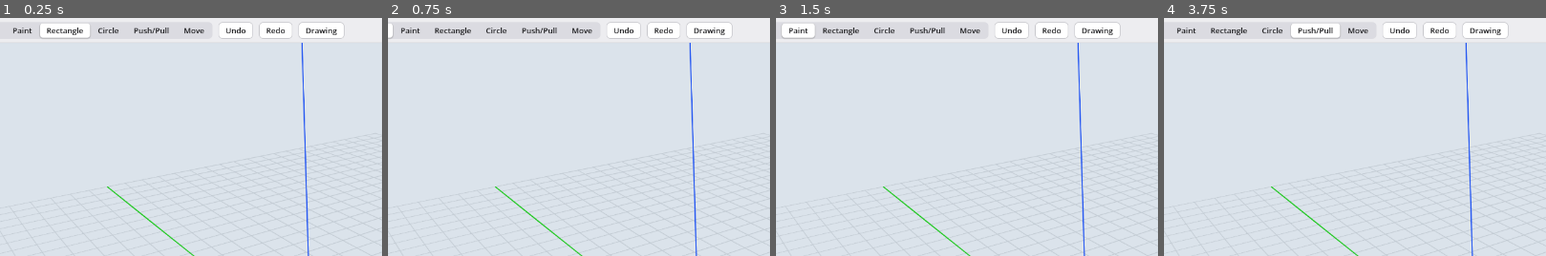
Above: before the commit, frames 1-4 (left to right).
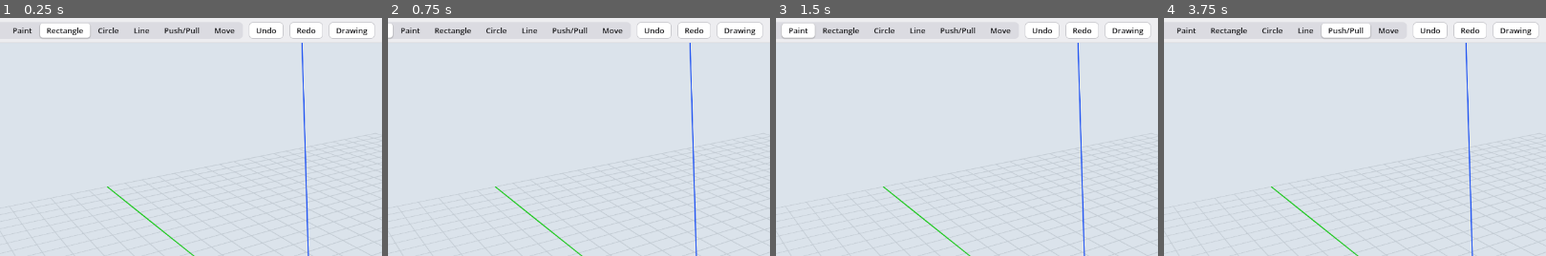
Above: after the commit, the same moments.

Repository: wweatherall/Napkin
Game: Godot game, scene res://main.tscn
Same seed, same stepped clock (60 frames per second), same inputs: the game is played once before the commit and once after it.
Inputs:
- Up to frame 1 (0.25 s): no input
- Up to frame 2 (0.75 s): click "Select" at 0.5 s
- Up to frame 3 (1.5 s): click "Paint" at 1.25 s
- Up to frame 4 (3.75 s): click "Rectangle" at 2 s; click "Circle" at 2.75 s; click "Push/Pull" at 3.5 s
The pictures show only the part of the screen within x 5-55%, y 0-50%; the shares and areas given below are measured in that part.

The runs differ from the first frame. In frame 1, 1.3% of the frame differs, in the area x 35-98%, y 1-9%; in frame 2, 1.3%; in frame 3, 1.3%; in frame 4, 2.1%, in the area x 33-98%, y 1-9%.
Error before the commit: Invalid assignment of property or key 'text' with value of type 'String' on a base object of type 'Nil'. (res://main.gd:1650)
Error after the commit: Invalid assignment of property or key 'text' with value of type 'String' on a base object of type 'Nil'. (res://main.gd:1652)

Commit message:
T82 stage 1: saved Line chains and closed polygon Push/Pull
Architecture-Impact: in the handoff - H046

Diff:
--- a/viewport/inference.gd
+++ b/viewport/inference.gd
@@ -109,6 +109,11 @@
 			for i in pts.size():
 				perimeter.append_array(PackedVector3Array([pts[i], pts[(i + 1) % pts.size()]]))
 			edges["rect " + rid] = perimeter
+	for lid in pres.loose_lines:
+		var line: Dictionary = pres.loose_lines[lid]
+		if line.on != "" and sel.is_hidden(line.on): continue
+		verts["line " + lid] = PackedVector3Array([line.a, line.b])
+		edges["line " + lid] = PackedVector3Array([line.a, line.b])
 	var keep := func(v: Vector3) -> bool: return _on_plane(v, plane) and not _on_other(v, not_on)
 	# endpoints
 	var cands := []
--- a/viewport/main.gd
+++ b/viewport/main.gd
@@ -1169,7 +1169,9 @@
 	if op.is_empty():
 		_say_status("Nothing to redo")
 		return
-	if op["type"] in ["rect", "circle"]:
+	if op.type == "line":
+		pres.register_line(op)
+	elif op["type"] in ["rect", "circle"]:
 		if not rects.has(op["id"]): _register_rect(op)
 	elif op["type"] == "push_pull":
 		var rid: String = op["target"].get("rect", "")
@@ -1504,7 +1506,7 @@
 
 # The window <-> worker protocol's version (docs/protocol.md): bump it when a message or shared-file field changes.
 # The worker reports its own (worker/serve.py PROTOCOL_VERSION) in hello; a worker speaking another isn't shared.
-const PROTOCOL_VERSION := 4
+const PROTOCOL_VERSION := 5
 
 
 func _probe_worker(p: int) -> String:
--- a/viewport/measure_box.gd
+++ b/viewport/measure_box.gd
@@ -73,7 +73,7 @@
 		if tool == "move" and counts.search(txt.to_lower()) != null:
 			length_pending = {}
 			tools[tool].typed(txt)
-		elif tool in ["rect", "circle", "push", "move"]:
+		elif tool in ["rect", "circle", "line", "push", "move"]:
 			var texts := txt.split(",") if tool == "rect" else PackedStringArray([txt])
 			# Worked out here, at once, the way FreeCAD would (units.gd evaluate_length: 150, 3/4", 1' 6 1/2",
 			# 5in + 23mm, 1'-6" = 6", I35): drafts never wait for FreeCAD. What it declines goes to FreeCAD (T32).
--- a/viewport/presenter.gd
+++ b/viewport/presenter.gd
@@ -27,6 +27,7 @@
 var body_edges := {}                # body id -> feature edge segments (model mm)
 var body_cuts := {}                 # body id -> [{op, kind, lo, hi}] from FreeCAD: holes and added pieces
 var rects := {}                     # profile id (rectangle or circle) -> {"tris","n","on","pts"}
+var loose_lines := {}             # line id -> {a, b, n, on}; rebuilt from journal
 var drafts := {}                    # op id -> Node3D
 var stock_frames := {}              # body id -> rectangular stock frame from bodies.json (plane fits, I40)
 
@@ -35,7 +36,7 @@
 	"""Another model: nothing of the old one stays on screen or in the caches."""
 	for oid in op_waves.keys(): end_wave(oid)
 	for k in drafts: drafts[k].queue_free()
-	drafts.clear(); rects.clear()
+	drafts.clear(); rects.clear(); loose_lines.clear()
 	for c in m.bodies_root.get_children(): m.bodies_root.remove_child(c)
 	for f in _boards: _boards[f]["node"].queue_free()
 	_boards.clear(); _states.clear(); _state_lru.clear(); shown_key = ""
@@ -43,6 +44,20 @@
 
 
 # ---------------- rectangles drawn on faces and in space ----------------
+
+func register_line(op: Dictionary) -> void:
+	var src: Dictionary = op.plane.get("on", op.plane)
+	var start: Array = src.get("point", src.get("origin", [0, 0, 0]))
+	var a := Vector3(start[0], start[1], start[2])
+	var b := Vector3(op.end[0], op.end[1], op.end[2])
+	var n := Vector3(src.normal[0], src.normal[1], src.normal[2])
+	loose_lines[op.id] = {"a": a, "b": b, "n": n, "on": src.get("body", "")}
+	drop_draft("line:" + op.id)
+	var node = m._lines(PackedVector3Array([a, b]), Color(0.1, 0.2, 0.6))
+	m.drafts_root.add_child(node)
+	drafts["line:" + op.id] = node
+	if op.has("outline"): register_rect(op)
+
 
 func register_rect(op: Dictionary) -> void:
 	var pl: Dictionary = op["plane"]
@@ -53,7 +68,14 @@
 	var pts: PackedVector3Array
 	var tris: PackedVector3Array
 	var lines := PackedVector3Array()
-	if op["type"] == "circle":
+	if op["type"] == "line":
+		for p in op.outline: pts.append(Vector3(p[0], p[1], p[2]))
+		var poly := PackedVector2Array()
+		for p in pts: poly.append(Vector2(p.dot(b[0]), p.dot(b[1])))
+		var indices := Geometry2D.triangulate_polygon(poly)
+		for i in indices: tris.append(pts[i])
+		for i in pts.size(): lines.append_array([pts[i], pts[(i + 1) % pts.size()]])
+	elif op["type"] == "circle":
 		var center: Array = op.get("center", [0, 0])
 		var shape := circle_geometry(origin + b[0] * float(center[0]) + b[1] * float(center[1]), n, op["radius"])
 		pts = shape.pts; tris = shape.tris; lines = shape.lines
@@ -99,6 +121,10 @@
 func rebuild_rect_drafts(ops: Array, used: Dictionary) -> void:
 	"""After an open: every rectangle's data, and a draft for those not yet pushed out."""
 	for op in ops:
+		if op.type == "line":
+			if not loose_lines.has(op.id): register_line(op)
+			if used.has(op.id): drop_draft(op.id)
+			continue
 		if op["type"] in ["rect", "circle"]:
 			if used.has(op["id"]):
 				register_rect(op); drop_draft(op["id"])
@@ -111,7 +137,9 @@
 	var oid: String = op["id"]
 	end_wave(oid)
 	drop_draft(oid)
-	if op["type"] in ["rect", "circle"]:
+	if op.type == "line":
+		loose_lines.erase(oid); rects.erase(oid); drop_draft("line:" + oid)
+	elif op["type"] in ["rect", "circle"]:
 		rects.erase(oid)
 	elif op["type"] in ["mirror", "move"]:
 		for nid in op.get("new_ids", []):
@@ -131,6 +159,7 @@
 	for k in drafts.keys():
 		var w = op_waves.get(k)
 		if w != null and w["state"] == "rejected": continue
+		if k.begins_with("line:"): continue
 		if not rects.has(k) or used.has(k):
 			drafts[k].queue_free(); drafts.erase(k)
 
--- a/viewport/test_tool_context.gd
+++ b/viewport/test_tool_context.gd
@@ -17,6 +17,13 @@
 var made: Array = []
 
 
+class LinePresenter:
+	var received := {}
+	func register_line(o: Dictionary) -> void:
+		received = o.duplicate(true)
+		o.end[0] = 999
+
+
 class FakeClient:
 	var sent: Array = []
 	func send(d: Dictionary) -> void: sent.append(d)
@@ -43,7 +50,7 @@
 				  "context_assembly", "edit_blocked", "set_ids", "enter"],
 	"document": ["next_id", "op", "append", "remove", "sync"],
 	"view": ["preview", "clear_preview", "marker", "hide_marker", "guides", "clear_guides", "selection_box",
-			 "clear_selection_box", "face_highlight", "clear_face_highlight", "register_profile"],
+			 "clear_selection_box", "face_highlight", "clear_face_highlight", "register_profile", "register_line"],
 	"ui": ["typed_text", "refresh_measurements", "refresh_tip", "clear_rejection", "new_board"],
 	"paint": ["current_name", "apply"],
 }
@@ -117,6 +124,12 @@
 		for r in raw:
 			if pm["methods"].has(r) or pm["props"].has(r): leaks.append("%s.%s" % [cap, r])
 	check("no capability exposes Main, a controller, the camera, a node or a cache by name", leaks.is_empty(), leaks)
+
+	var line_pres := LinePresenter.new()
+	var line_ctx := ToolContext.new({"pres": line_pres})
+	var line_op := {"id": "rline", "type": "line", "end": [10, 20, 0]}
+	line_ctx.view.register_line(line_op)
+	check("view.register_line passes a deep copy to the presenter", line_pres.received == line_op and line_op.end[0] == 10)
 
 	# --- snapshots: what a tool gets back is its own copy ---
 	var pres = t["pres"]; var sel = t["sel"]; var doc = t["doc"]
--- a/viewport/test_tools.gd
+++ b/viewport/test_tools.gd
@@ -28,6 +28,7 @@
 		["paint", "Paint", "Paint (pick the wood in the Wood menu)", KEY_NONE, "Paint", true],
 		["rect", "Rectangle", "Rectangle (R)", KEY_R, "Rectangle (R)", true],
 		["circle", "Circle", "Circle (C)", KEY_C, "Circle (C)", true],
+		["line", "Line", "Line (L)", KEY_L, "Line (L)", true],
 		["push", "Push/Pull", "Push/Pull (P)", KEY_P, "Push/Pull (P)", true],
 		["move", "Move", "Move (M)", KEY_M, "Move (M)", true],
 	]
--- /dev/null
+++ b/viewport/tests/quick/line.gd
@@ -0,0 +1,51 @@
+extends RefCounted
+## T82: real chain/drag/typed gestures, undo/redo, snapping and exact polygon Push/Pull.
+const Main := preload("res://main.gd")
+const Harness := preload("res://tests/harness.gd")
+var harness: Harness
+var m: Main:
+	get: return harness.m
+
+func run() -> void:
+	await harness._fresh("line")
+	await harness._view(Vector3(120, 60, 0), -30, -50, 1.2)
+	await harness._key(KEY_L)
+	harness._ok("L selects the context-only Line tool", m.tool == "line" and not m.tools.line.uses_main() and m.tools.line.m == null)
+	await harness._drag_to(Vector3.ZERO, 4)
+	await harness._button(true)
+	await harness._drag_to(Vector3(100, 0, 0), 6)
+	await harness._button(false)
+	harness._ok("Line drag releases one saved segment", m.ops.size() == 1 and m.ops.back().type == "line" and not m.tools.line.busy(), m.ops)
+	m.undo()
+	await harness._wait_confirm()
+	harness._ok("line undo removes drawing and snap data", m.pres.loose_lines.is_empty(), m.pres.loose_lines)
+	m.redo()
+	await harness._wait_confirm()
+	harness._ok("line redo restores the drawing", m.pres.loose_lines.size() == 1 and m.drafts.has("line:r1"), m.pres.loose_lines)
+	# A chain starts at the end of the earlier single line and closes a triangle.
+	await harness._click_at(Vector3(100, 0, 0))
+	await harness._click_at(Vector3(100, 60, 0))
+	harness._ok("each chain click ends a segment and keeps drawing", m.ops.size() == 2 and m.tools.line.busy(), m.ops)
+	await harness._click_at(Vector3(200, 0, 0))
+	await harness._click_at(Vector3(100, 0, 0))
+	harness._ok("clicking chain start creates a closed profile and ends chain", m.ops.size() == 4 and m.ops.back().has("outline") and not m.tools.line.busy() and m.rects.has("r4"), m.ops)
+	await harness.get_tree().physics_frame
+	await harness._push(Vector3(125, 20, 0), Vector3(125, 20, 40), "20")
+	await harness._wait_wave()
+	var bodies := harness._bodies()
+	harness._ok("closed lines push an exact triangular board", bodies.has("b1") and absf(bodies.get("b1", {}).get("volume_mm3", 0.0) - 60000) < 0.1, bodies)
+	m.undo()
+	await harness._wait_wave()
+	harness._ok("undo polygon push restores pickable outline", m.drafts.has("r4") and not m.body_tris.has("b1"), m.drafts.keys())
+	m.redo()
+	await harness._wait_wave()
+	harness._ok("redo polygon push consumes profile again", not m.drafts.has("r4") and m.body_tris.has("b1"), m.drafts.keys())
+	await harness._key(KEY_L)
+	await harness._click_at(Vector3(300, 0, 0))
+	await harness._drag_to(Vector3(330, 0, 0), 4)
+	await harness._type("3/4\"\n")
+	var last: Dictionary = m.ops.back()
+	var start: Array = last.plane.get("origin", [])
+	harness._ok("typed fractional inch line keeps exact length and chain", last.type == "line" and start.size() == 3 and absf(Vector3(last.end[0], last.end[1], last.end[2]).distance_to(Vector3(start[0], start[1], start[2])) - 19.05) < 0.001 and m.tools.line.busy(), last)
+	await harness._key(KEY_ESCAPE)
+	harness._ok("Escape ends chain without removing committed lines", not m.tools.line.busy() and m.ops.back().id == last.id, m.tools.line.state)
--- a/viewport/tests/quick/registry.gd
+++ b/viewport/tests/quick/registry.gd
@@ -13,6 +13,7 @@
 	["paint", "Paint", "Paint (pick the wood in the Wood menu)", "Paint", KEY_NONE],
 	["rect", "Rectangle", "Rectangle (R)", "Rectangle (R)", KEY_R],
 	["circle", "Circle", "Circle (C)", "Circle (C)", KEY_C],
+	["line", "Line", "Line (L)", "Line (L)", KEY_L],
 	["push", "Push/Pull", "Push/Pull (P)", "Push/Pull (P)", KEY_P],
 	["move", "Move", "Move (M)", "Move (M)", KEY_M],
 ]
@@ -40,8 +41,8 @@
 		m.set_tool("paint")
 		await harness._key(w[4])
 		picked.append([OS.get_keycode_string(w[4]), m.tool])
-	harness._ok("Space, R, C, P and M pick Select, Rectangle, Circle, Push/Pull and Move", picked == [["Space", "select"], ["R", "rect"], ["C", "circle"], ["P", "push"], ["M", "move"]], picked)
-	harness._ok("the keys map only those five", m.tool_keys == {KEY_SPACE: "select", KEY_R: "rect", KEY_C: "circle", KEY_P: "push", KEY_M: "move"}, m.tool_keys)
+	harness._ok("Space, R, C, P and M pick Select, Rectangle, Circle, Push/Pull and Move", picked == [["Space", "select"], ["R", "rect"], ["C", "circle"], ["L", "line"], ["P", "push"], ["M", "move"]], picked)
+	harness._ok("the keys map only those five", m.tool_keys == {KEY_SPACE: "select", KEY_R: "rect", KEY_C: "circle", KEY_L: "line", KEY_P: "push", KEY_M: "move"}, m.tool_keys)
 	# a toolbar segment and a Tools menu item pick their tool (the menu's tag is the tool's id)
 	m._tool_buttons["move"].pressed.emit()
 	var by_button := m.tool
--- a/viewport/tool_context.gd
+++ b/viewport/tool_context.gd
@@ -310,6 +310,10 @@
 		"""Draw a just-made rect or circle op as a pickable profile (presenter.gd register_rect)."""
 		_pres.register_rect(o.duplicate(true))
 
+	func register_line(o: Dictionary) -> void:
+		"""Preserve a loose segment and its optional closed outline in the presenter."""
+		_pres.register_line(o.duplicate(true))
+
 
 # ---------------------------------------------------------------- measurements, tooltip, options
 class UiCapability extends _Capability:
--- /dev/null
+++ b/viewport/tools/line_tool.gd
@@ -0,0 +1,81 @@
+extends "res://tools/tool.gd"
+## I58: click-click chain or a single press-drag-release segment. Model mm throughout.
+const TOOL := {"id": "line", "label": "Line", "tip": "Line (L)", "key": KEY_L, "order": 37, "show_links": true}
+var state := {}
+
+func uses_main() -> bool: return false
+
+func reset() -> void:
+	state = {}
+	press_reset()
+	if ctx != null: ctx.view.clear_preview()
+
+func busy() -> bool: return not state.is_empty()
+func hint() -> String: return "Line: click points to chain lines, click the start to close; Esc ends; drag for one line"
+func vcb_label() -> String: return "Length"
+func vcb_value() -> String: return DISTANCE_DISPLAY_FORMAT % state.a.distance_to(state.b) if busy() else ""
+
+func mouse_moved(screen: Vector2) -> void:
+	press_moved(screen)
+	if busy(): _drag(screen)
+	else: ctx.view.marker(ctx.pick.snap(ctx.pick.hit(screen), screen))
+
+func click(screen: Vector2) -> void:
+	if busy():
+		_drag(screen)
+		_finish(false)
+		return
+	var p: Dictionary = ctx.pick.snap(ctx.pick.hit(screen), screen)
+	if not p.get("hit", false): return
+	var on: String = p.body
+	if p.rect != "": on = ctx.model.profile(p.rect).on
+	if ctx.selection.edit_blocked(on): return
+	state = {"a": p.point, "b": p.point, "n": p.normal, "on": on, "chain": [p.point]}
+	press_started(screen)
+
+func release(screen: Vector2) -> void:
+	if busy() and press_released().get("drag", false):
+		_drag(screen)
+		_finish(true)
+
+func _drag(screen: Vector2) -> void:
+	var ray: Dictionary = ctx.pick.ray(screen)
+	var den: float = ray.direction.dot(state.n)
+	if absf(den) < 1e-8: return
+	var q: Vector3 = ray.origin + ray.direction * ((state.a - ray.origin).dot(state.n) / den)
+	var p: Dictionary = ctx.pick.snap({"hit": true, "point": q, "normal": state.n, "body": state.on, "rect": ""}, screen)
+	state.b = p.point
+	state.snapped = p.get("snap", "") in ["endpoint", "midpoint", "on edge"]
+	ctx.view.marker(p)
+	ctx.view.preview(PackedVector3Array(), "profile", PackedVector3Array([state.a, state.b]), Color(0.1, 0.2, 0.6))
+	ctx.ui.refresh_measurements()
+
+func typed(txt: String) -> void:
+	if not busy(): return
+	var delta: Vector3 = state.b - state.a
+	var length := float(txt)
+	if not is_finite(length) or length < GEOMETRY_TOLERANCE_MM or delta.length() < GEOMETRY_TOLERANCE_MM: return
+	state.b = state.a + delta.normalized() * length
+	_commit(false)
+
+func _finish(single: bool) -> void:
+	if state.a.distance_to(state.b) < GEOMETRY_TOLERANCE_MM: return
+	if pointer_distance_ok(state.a.distance_to(state.b), state.get("snapped", false)): _commit(single)
+
+func _commit(single: bool) -> void:
+	var a: Vector3 = state.a; var b: Vector3 = state.b
+	var plane := {"origin": [a.x, a.y, a.z], "normal": [state.n.x, state.n.y, state.n.z]}
+	if state.on != "": plane = {"on": {"body": state.on, "normal": plane.normal, "point": plane.origin}}
+	var op := {"id": ctx.document.next_id("r"), "type": "line", "plane": plane, "end": [b.x, b.y, b.z]}
+	var chain: Array = state.chain
+	var closed := chain.size() >= 3 and b.distance_to(chain[0]) < GEOMETRY_TOLERANCE_MM
+	if closed: op["outline"] = chain.map(func(v): return [v.x, v.y, v.z])
+	ctx.ui.clear_rejection()
+	ctx.document.append(op)
+	ctx.view.register_line(op)
+	if single or closed: reset()
+	else:
+		chain.append(b)
+		state.a = b
+		ctx.view.clear_preview()
+	ctx.document.sync()
--- a/viewport/tools/push_tool.gd
+++ b/viewport/tools/push_tool.gd
@@ -214,7 +214,7 @@
 	var source_size := 0.0
 	if state.rect != "":
 		# Plane-fit stock dimensions describe rectangles. Circle pushes still use point/back-face inference.
-		if m.rects[state.rect].get("kind", "rect") == "circle": return
+		if m.rects[state.rect].get("kind", "rect") != "rect": return
 		if m.rects[state.rect].on != "" and not (m.new_board and state.dist > 0): return
 	else:
 		if not m.stock_frames.has(state.body) or m.stock_frames[state.body].fitted: return
Not shown, changed: docs/handoff/H046-t82-lines-split-faces.md
Not shown, changed: viewport/tools/CLAUDE.md
